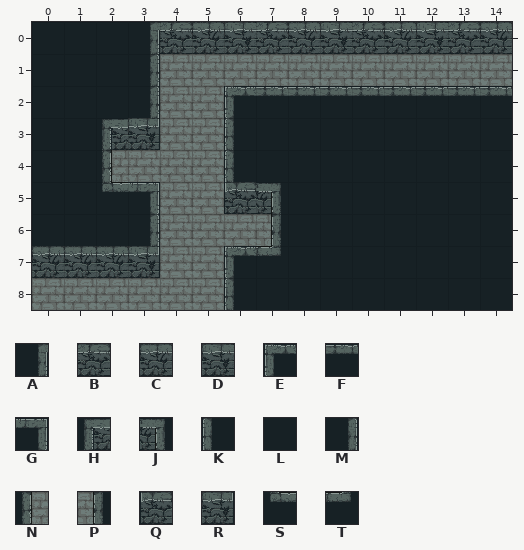
A Tiled map gets an edit: resources/level1.tmx. The first picture shows the starting point.
Cells are 32x32 px. Shown: x 0..14, y 0..8.
Key: from "level1tileset": A 15, B 16, C 17, D 18, E 45, F 46, G 47, H 53, J 54, K 60, L 61, M 62, N 68, P 69, Q 75, R 77, S 83, T 84.
_ is an empty cell.
Layers that did not change in this view are not listed.
Layer "wall" before, first column x 0:
0 LLLABCDBCDBCDBC
1 LLLM___________
2 LLLM__EFFFFFFFF
3 LLHR__KLLLLLLLL
4 LLN___KLLLLLLLL
5 LLSG__QJLLLLLLL
6 LLLM___PLLLLLLL
7 CCCR__ETLLLLLLL
8 ______KLLLLLLLL
After:
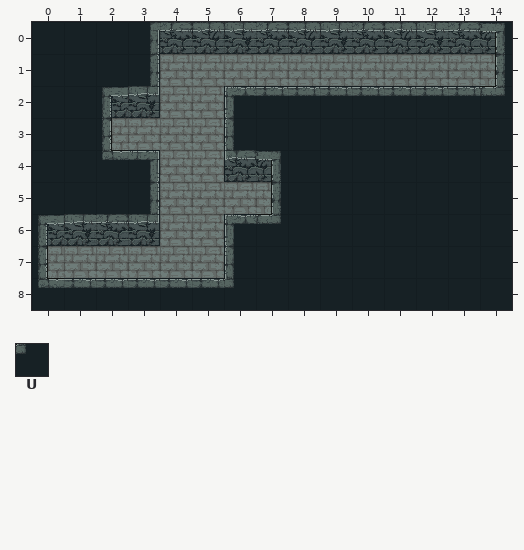
Further tiles: from "level1tileset": U 71.
From old to new:
Changed rows in their new state; . is an unchanged cell.
Layer "wall":
first column x 0:
0 ..............J
1 ..............P
2 ..HR..........T
3 ..N_...........
4 ..SG..QJ.......
5 ..LM.._P.......
6 HDBR..ET.......
7 N___..KL.......
8 SFFFFFU........
